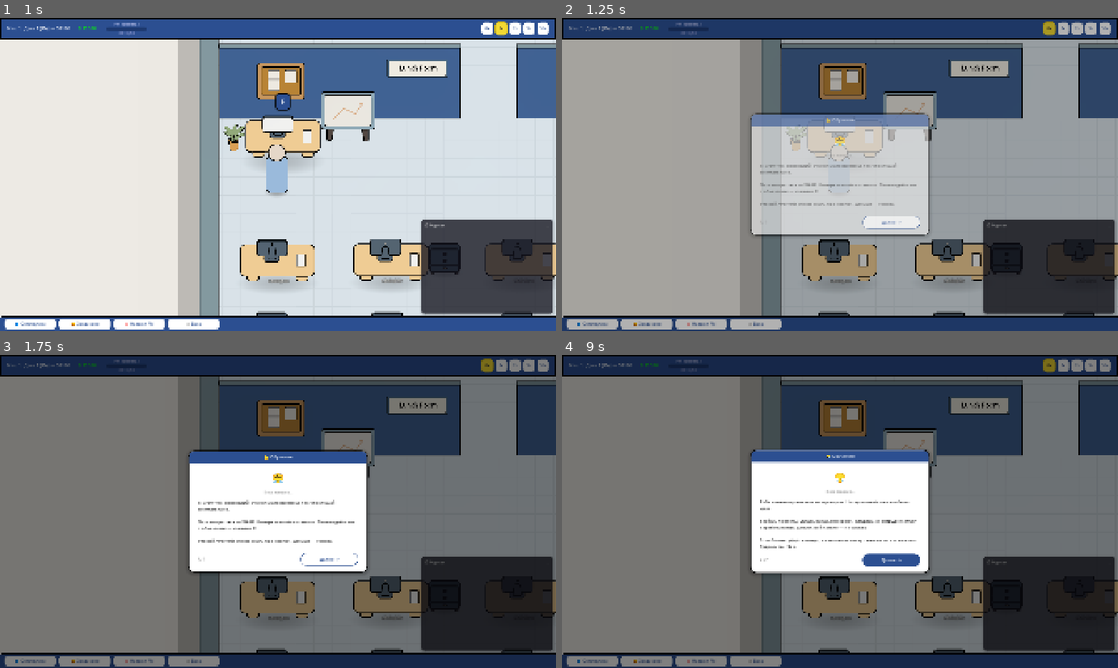
Above: before the commit, frames 1-4 (two rows, left to right).
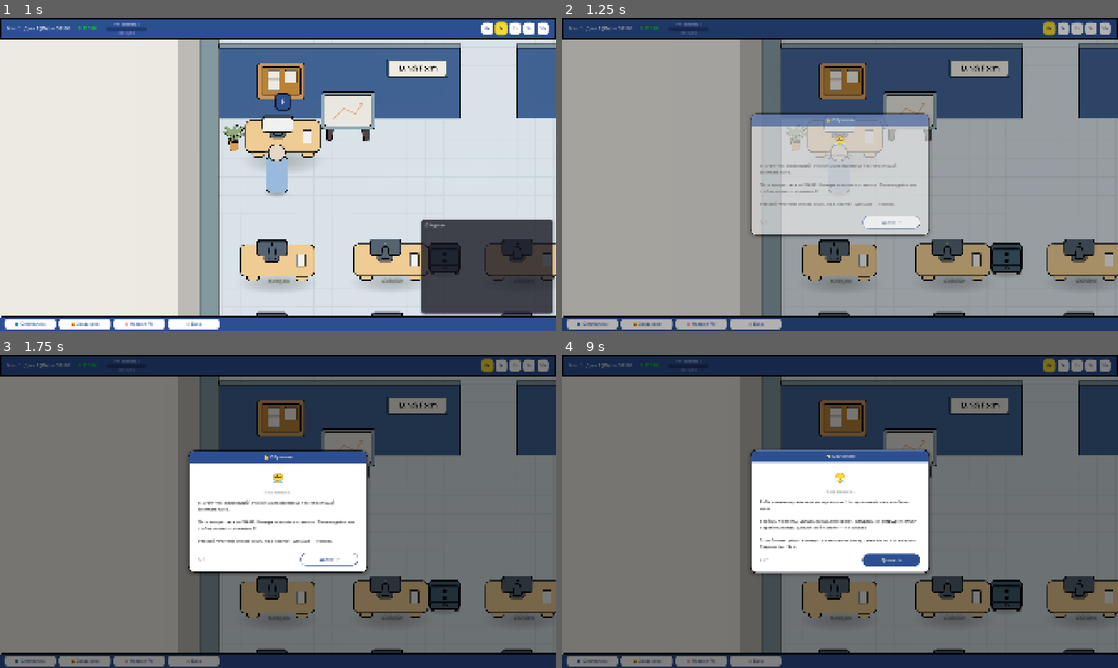
Above: after the commit, the same moments.

Repository: Esca69/project-manager-sim
Game: Godot game, scene res://Scenes/main_menu.tscn
Same seed, same stepped clock (60 frames per second), same inputs: the game is played once before the commit and once after it. Sound files missing from this copy of the repository are replaced by a short silence.
Inputs (mouse positions are in pixels of both pictures, inside the frame that each line leads up to):
- Up to frame 1 (1 s): click "🆕 Новая игра" at 0.5 s
- Up to frame 2 (1.25 s): no input
- Up to frame 3 (1.75 s): tap Enter at 1.25 s; move the mouse to (400, 495) at 1.27 s; hold Right (ui_right) from 1.28 s (still down); tap E (interact) at 1.35 s; click (400, 495) at 1.42 s
- Up to frame 4 (9 s): release Right (ui_right) at 2 s; click "0х" at 2 s; click "1х" at 2.75 s; click "2х" at 3.5 s; click "5х" at 4.25 s; click "10х" at 5 s; click "👥 Сотрудники" at 5.75 s; click "🤝 Заказчики" at 6.5 s; click "🧠 Навыки PM" at 7.25 s; click "🏢 Босс" at 8 s; click "Далее →" at 8.75 s

Frame 1 is identical in both runs. In frame 2, 6.8% of the frame differs, in the area x 75-100%, y 64-95%; in frame 3, 6.8%; in frame 4, 6.8%.

Commit message:
Persist freelancer data and toggle event log UI
Add saving and loading for the Freelancer system and update UI visibility handling.

- Added _serialize_freelancer_manager and _load_freelancer_manager to persist /root/FreelancerManager.warned_freelancers when saving/loading the game.
- Hooked freelancer data into save_game() and load_game() so warned_freelancers are restored on load.
- Persist additional employee fields (employment_type, days_in_company) and restore them during employee restoration.
- Small cleanup: removed stray comment marker around lunch_done_today assignment.
- Event log panel: added _process to auto-hide/show the full panel or collapsed icon based on HUD.is_any_menu_open() and _is_collapsed state, preventing the log from overlapping open menus.

Diff:
--- a/Scripts/event_log_panel.gd
+++ b/Scripts/event_log_panel.gd
@@ -27,6 +27,13 @@
 	for entry in EventLog.entries:
 		_add_message_label(entry)
 	call_deferred("_scroll_to_top")
+
+func _process(_delta):
+	var hud = get_tree().get_first_node_in_group("ui")
+	if hud and hud.has_method("is_any_menu_open"):
+		var menu_open = hud.is_any_menu_open()
+		if _panel: _panel.visible = not menu_open and not _is_collapsed
+		if _icon_btn: _icon_btn.visible = not menu_open and _is_collapsed
 
 func _build_ui():
 	# === FULL PANEL ===
--- a/Scripts/save_manager.gd
+++ b/Scripts/save_manager.gd
@@ -60,6 +60,9 @@
 
 		# === RELATIONSHIP SYSTEM ===
 		"relationship_manager": _serialize_relationship_manager(),
+
+		# === FREELANCER SYSTEM: Сохраняем предупреждения об уходе ===
+		"freelancer_manager": _serialize_freelancer_manager(),
 	}
 
 	var json_string = JSON.stringify(data, "\t")
@@ -157,6 +160,8 @@
 			"employee_name": d.employee_name,
 			"job_title": d.job_title,
 			"monthly_salary": d.monthly_salary,
+			"employment_type": d.employment_type,
+			"days_in_company": d.days_in_company,
 			"employee_level": d.employee_level,
 			"employee_xp": d.employee_xp,
 			"skill_backend": d.skill_backend,
@@ -340,6 +345,15 @@
 		return {}
 	return rm.serialize()
 
+# === FREELANCER SYSTEM: Сериализация FreelancerManager ===
+func _serialize_freelancer_manager() -> Dictionary:
+	var fm = get_node_or_null("/root/FreelancerManager")
+	if fm == null:
+		return {}
+	return {
+		"warned_freelancers": fm._warned_freelancers.duplicate(),
+	}
+
 # ============================================================
 #                        ЗАГРУЗКА
 # ============================================================
@@ -383,6 +397,9 @@
 
 	# === RELATIONSHIP SYSTEM: Восстанавливаем RelationshipManager ===
 	_load_relationship_manager(data.get("relationship_manager", {}))
+
+	# === FREELANCER SYSTEM: Восстанавливаем FreelancerManager ===
+	_load_freelancer_manager(data.get("freelancer_manager", {}))
 
 	print("📂 Данные синглтонов восстановлены")
 	pending_restore = true
@@ -433,6 +450,8 @@
 		emp_data.employee_name = emp_dict.get("employee_name", "???")
 		emp_data.job_title = emp_dict.get("job_title", "Junior Developer")
 		emp_data.monthly_salary = int(emp_dict.get("monthly_salary", 3000))
+		emp_data.employment_type = str(emp_dict.get("employment_type", "contractor"))
+		emp_data.days_in_company = int(emp_dict.get("days_in_company", 0))
 		emp_data.employee_level = int(emp_dict.get("employee_level", 0))
 		emp_data.employee_xp = int(emp_dict.get("employee_xp", 0))
 		emp_data.skill_backend = int(emp_dict.get("skill_backend", 10))
@@ -490,7 +509,7 @@
 			# === EVENT SYSTEM: Восстанавливаем состояние болезни/отгула ===
 			npc.sick_days_left = int(emp_dict.get("sick_days_left", 0))
 			npc.is_on_day_off = emp_dict.get("is_on_day_off", false)
-			npc._lunch_done_today = emp_dict.get("lunch_done_today", false)  # <<< ДОБАВИТЬ
+			npc._lunch_done_today = emp_dict.get("lunch_done_today", false)
 			# === RAISES ===
 			npc.data.is_requesting_raise = emp_dict.get("is_requesting_raise", false)
 			npc.data.raise_requested_salary = int(emp_dict.get("raise_requested_salary", 0))
@@ -828,6 +847,18 @@
 		return
 	rm.deserialize(rm_data)
 
+# === FREELANCER SYSTEM: Восстановление FreelancerManager ===
+func _load_freelancer_manager(d: Dictionary):
+	var fm = get_node_or_null("/root/FreelancerManager")
+	if fm == null:
+		return
+	if d.is_empty():
+		return
+	fm._warned_freelancers.clear()
+	var saved = d.get("warned_freelancers", {})
+	for emp_name in saved:
+		fm._warned_freelancers[str(emp_name)] = int(saved[emp_name])
+
 # ============================================================
 #                        УТИЛИТЫ
 # ============================================================
